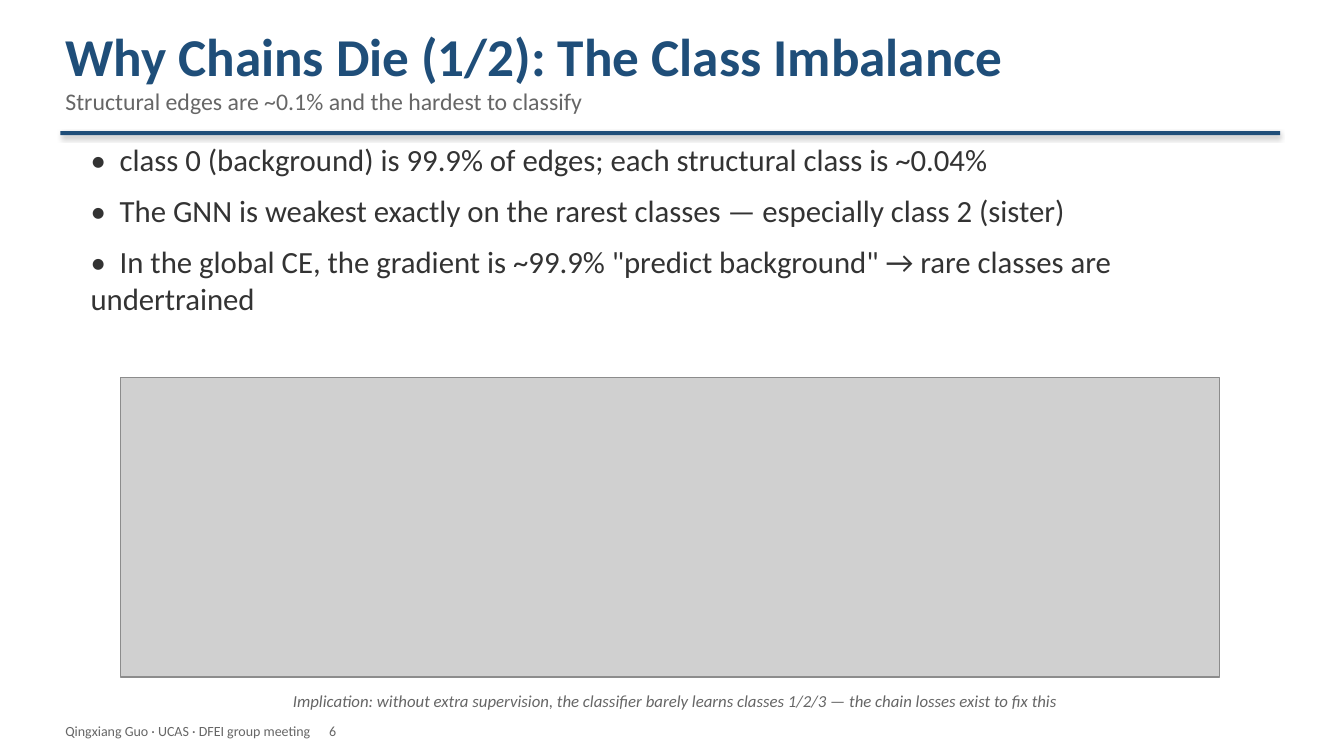
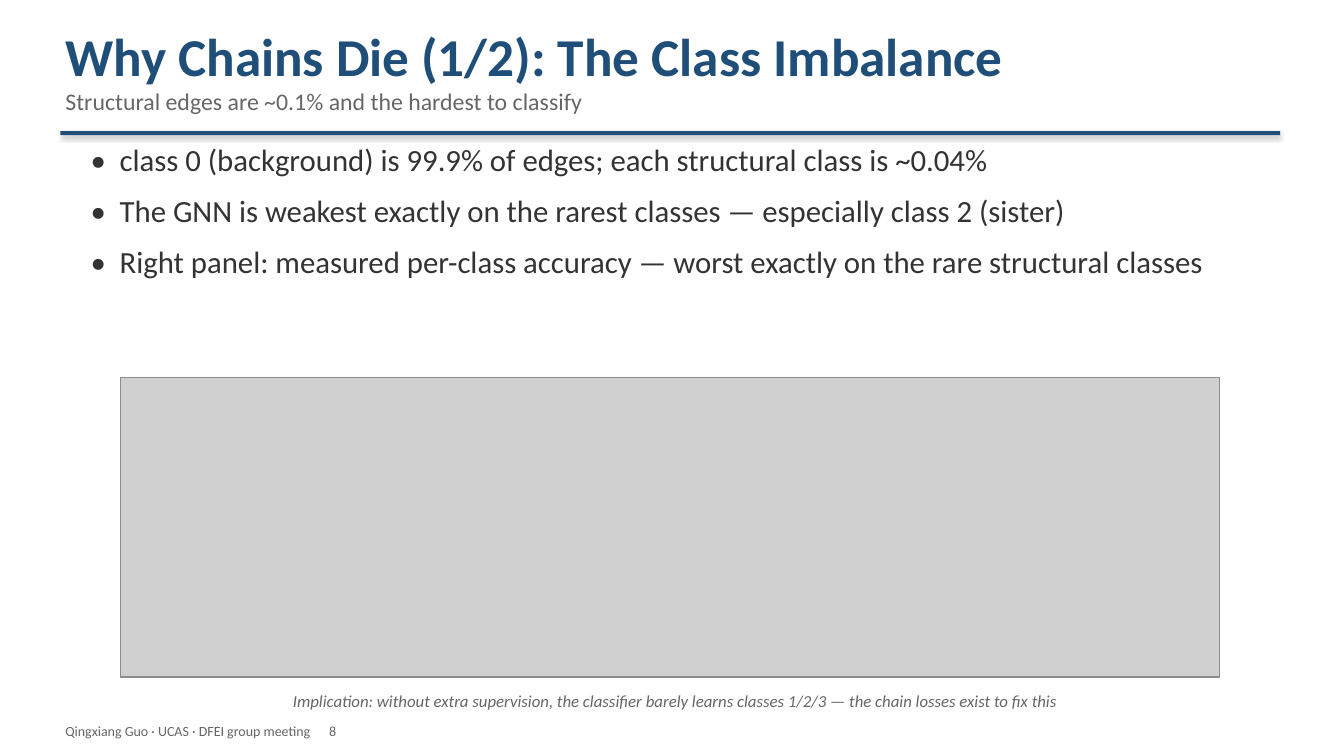
Before and after one commit to Aniedrew/dfei_ift, a slide deck: slide 8 of meeting_figs/DFEI_progress_20260902_EN.pptx (slide 6 before the commit). Drawn at 1344x756 pixels with LibreOffice and Linux fonts; fonts in the diff are those of the drawing; grey boxes stand for pictures. Boxes give left, top, right and bottom in pixels: in the first picture for what was removed or moved away, otherwise in the second. Text is boxed around its words. In the diff, an @@ line names an element or a change of style, - is before the commit and + after.

Commit message:
docs: split LCA slide into 3 pages (dilution problem / hinge / chain-CE)
- New S5: the class-0 dilution problem (new single-panel figure)
- New S6: hinge (v37) — mechanism schematic showing where confidence
  comes from (LCAG softmax, max pk) and where the loss lives (truth-chain
  edges only) + loss curve
- New S7: chain-CE (v38) — CE = -log(p_true) curve + where chain-CE is
  applied vs the global CE
- Renumbered deck 1-16; trimmed a now-redundant bullet on the imbalance slide

```diff
--- a/meeting_figs/DFEI_progress_20260902_EN.pptx
+++ b/meeting_figs/DFEI_progress_20260902_EN.pptx
@@ text at box(120, 251, 1202, 279): text changed @@
-• In the global CE, the gradient is ~99.9% "predict background" → rare classes are undertrained
+• Right panel: measured per-class accuracy — worst exactly on the rare structural classes
@@ text at box(65, 726, 336, 739): text changed @@
-Qingxiang Guo · UCAS · DFEI group meeting 6
+Qingxiang Guo · UCAS · DFEI group meeting 8
```
Also in this commit, not shown: 9 other slides changed, 2 slides added, 5 other files.
